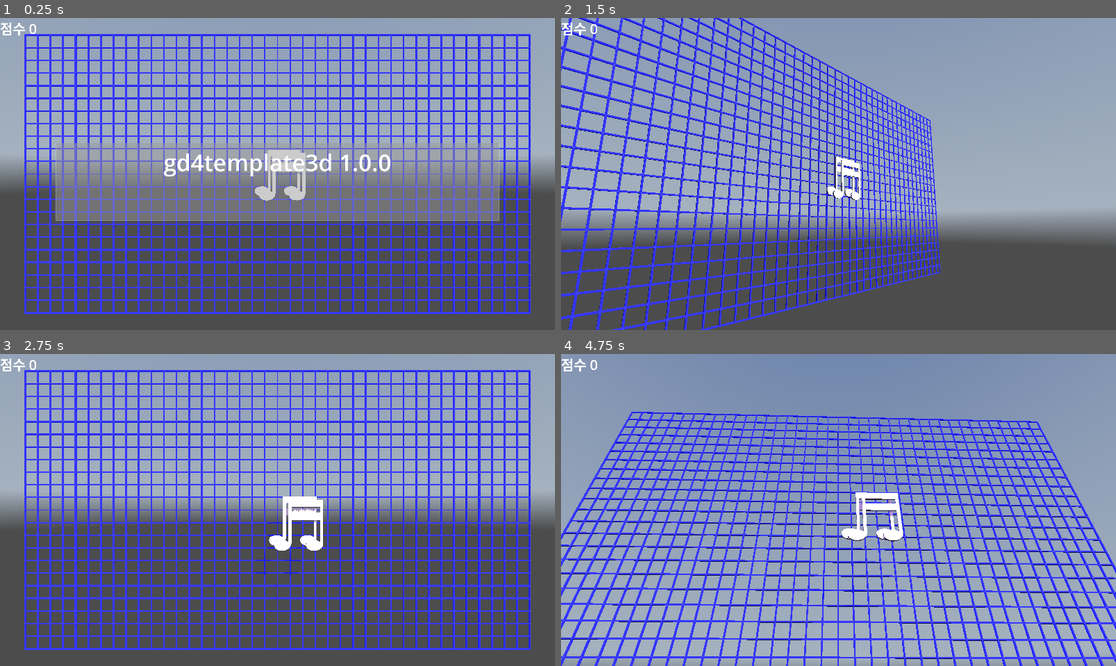
Above: before the commit, frames 1-4 (two rows, left to right).
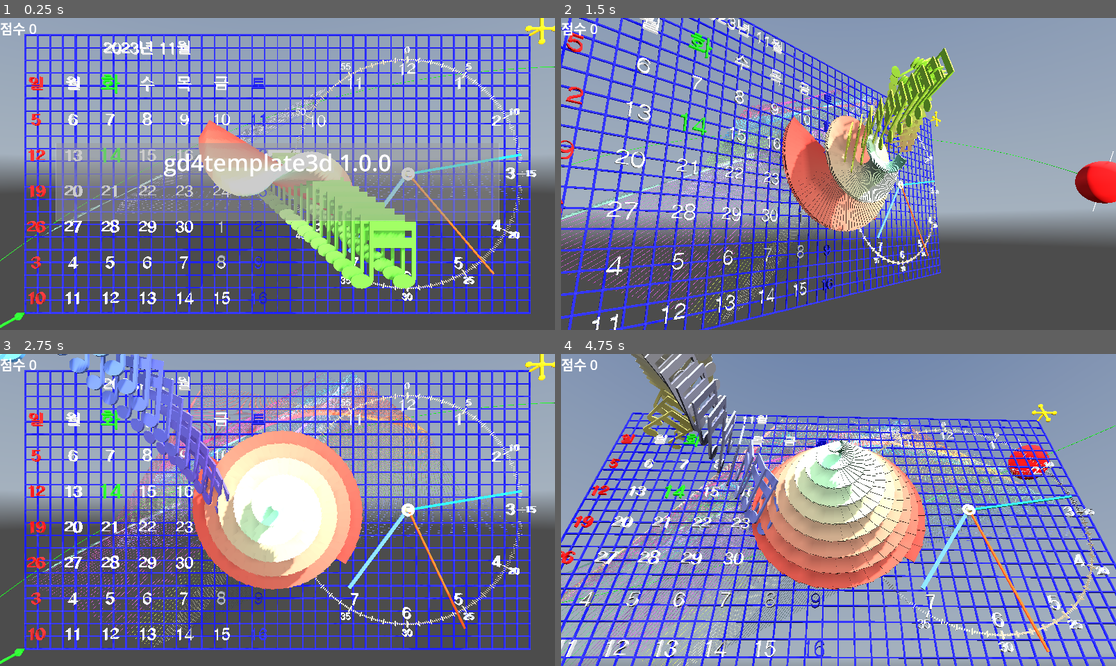
Above: after the commit, the same moments.

Repository: kasworld/gd4template3d
Game: Godot game, scene res://main.tscn
Two runs of this game, one before a commit and one after it. Both use one fixed random seed, a clock stepped at 60 frames per second and the inputs below. A sky picture missing from this copy of the repository is replaced by a grey-blue gradient.
Inputs (mouse positions are in pixels of both pictures, inside the frame that each line leads up to):
- Up to frame 1 (0.25 s): no input
- Up to frame 2 (1.5 s): tap Enter at 0.5, 0.6, 1.35 s; move the mouse to (960, 158) at 0.52 s; click (960, 158) at 0.67 s; move the mouse to (727, 189) at 1.27 s; click (727, 189) at 1.42 s
- Up to frame 3 (2.75 s): move the mouse to (333, 441) at 2.02 s; tap Enter at 2.1 s; click (333, 441) at 2.17 s
- Up to frame 4 (4.75 s): move the mouse to (810, 572) at 2.77 s; tap Enter at 2.85, 3.6, 4.35 s; click (810, 572) at 2.92 s; move the mouse to (1005, 556) at 3.52 s; click (1005, 556) at 3.67 s; move the mouse to (672, 463) at 4.27 s; click (672, 463) at 4.42 s

The runs differ from the first frame. In frame 1, 13% of the frame differs, in the area x 0-100%, y 0-100%; in frame 2, 19%; in frame 3, 25%; in frame 4, 36%.

Commit message:
fix meshtrail_demo

Diff:
--- a/main.gd
+++ b/main.gd
@@ -18,14 +18,14 @@
 	$TimedMessage.panel_hidden.connect(message_hidden)
 	$TimedMessage.show_message("",0)
 
-	#orbit_demo()
+	orbit_demo()
 	wirenet_demo()
-	#bartree_demo()
-	#calendar_demo()
-	#clock_demo()
-	#line2d_demo()
-	#arrow3d_demo()
-	#valvehandle_demo()
+	bartree_demo()
+	calendar_demo()
+	clock_demo()
+	line2d_demo()
+	arrow3d_demo()
+	valvehandle_demo()
 	meshtrail_demo()
 
 var b_box :AABB
@@ -35,25 +35,25 @@
 	b_box = AABB( Vector3(0,0,-10), bound_size)
 	var ball = preload("res://mesh_trail/mesh_trail.tscn").instantiate()
 	var radius = 0.5
-	var count = 50 #randi_range(10,100)
+	var count = randi_range(10,100)
 	var startpos = b_box.get_center()
 	match randi_range(0,3):
 		0:
-			ball.init_OnBounce().set_get_random_color_fn(random_color).init( bounce, radius, count, mt, startpos)
+			ball.init_OnBounce().set_get_random_color_fn(random_color).init( bounce_fn, radius, count, mt, startpos)
 		1:
-			ball.init_MeshGradient().set_get_random_color_fn(random_color).init( bounce, radius, count, mt, startpos)
+			ball.init_MeshGradient().set_get_random_color_fn(random_color).init( bounce_fn, radius, count, mt, startpos)
 		2:
-			ball.init_ByPosition(b_box).init( bounce, radius, count, mt, startpos)
+			ball.init_ByPosition(b_box).init( bounce_fn, radius, count, mt, startpos)
 		3:
-			ball.init_ByPositionFn(get_color_ByPosition).init( bounce, radius, count, mt, startpos)
-	add_child(ball)
+			ball.init_ByPositionFn(get_color_ByPosition).init( bounce_fn, radius, count, mt, startpos)
+	$DemoContainer.add_child(ball)
 func get_color_ByPosition(pos :Vector3) -> Color:
 	var co :Color
 	for i in 3:
 		co[i] = (pos[i] - b_box.position[i]) / b_box.size[i]
 	co = co.inverted()
 	return co
-func bounce(_oldpos:Vector3, pos :Vector3, radius :float) -> Dictionary:
+func bounce_fn(_oldpos:Vector3, pos :Vector3, radius :float) -> Dictionary:
 	return Bounce.v3f(pos, b_box, radius)
 
 func arrow3d_demo() -> void:
@@ -61,14 +61,14 @@
 	).set_color(Color.GREEN).set_size(2,0.1,0.3)
 	aw.rotate_x(-PI/2)
 	aw.position.z = 1
-	add_child(aw)
+	$DemoContainer.add_child(aw)
 
 func valvehandle_demo() -> void:
 	var vh = preload("res://valve_handle/valve_handle.tscn").instantiate(
 	).init(1,1)
 	vh.rotate_x(PI/2)
 	vh.position = Vector3(WorldSize.x,WorldSize.y,0)
-	add_child(vh)
+	$DemoContainer.add_child(vh)
 
 func line2d_demo() -> void:
 	var mesh = PlaneMesh.new()
@@ -91,7 +91,7 @@
 	sp.material_override = StandardMaterial3D.new()
 	sp.material_override.transparency = StandardMaterial3D.TRANSPARENCY_ALPHA
 	sp.material_override.albedo_texture = sv.get_texture()
-	add_child(sp)
+	$DemoContainer.add_child(sp)
 
 func orbit_demo() -> void:
 	var diagonal_length = WorldSize.length()/2
@@ -105,7 +105,7 @@
 	mat2.albedo_color = Color.RED
 	os.궤도설정(diagonal_length*1.1, 1.0/3, axis1, a120*2).구설정(2, 1, Vector3.UP).구재질설정(mat2).궤도재질설정(mat1)
 	os.position = WorldSize/2
-	add_child(os)
+	$DemoContainer.add_child(os)
 
 func calendar_demo() -> void:
 	var ca = preload("res://calendar3d/calendar_3d.tscn").instantiate(
@@ -113,7 +113,7 @@
 	ca.rotate_y(PI/2)
 	ca.rotate_x(PI/2)
 	ca.position = Vector3(WorldSize.x/4,WorldSize.y/2,WorldSize.z/2)
-	add_child(ca)
+	$DemoContainer.add_child(ca)
 
 func clock_demo() -> void:
 	var ca = preload("res://analogclock3d/analog_clock_3d.tscn").instantiate(
@@ -121,18 +121,18 @@
 	ca.rotate_y(PI/2)
 	ca.rotate_x(PI/2)
 	ca.position = Vector3(WorldSize.x/4*3,WorldSize.y/2,WorldSize.z/2)
-	add_child(ca)
+	$DemoContainer.add_child(ca)
 
 func wirenet_demo() -> void:
 	var wn = preload("res://wire_net/wire_net.tscn").instantiate()
 	wn.init_with_color(Vector2(40,22), Vector2(41,23), 0.1, Color.BLUE)
-	add_child(wn)
+	$DemoContainer.add_child(wn)
 
 func bartree_demo() -> void:
 	var bt = make_tree(WorldSize.x/3, WorldSize.y/3)
 	bt.rotate_x(PI/2)
 	bt.position = WorldSize/2
-	add_child(bt)
+	$DemoContainer.add_child(bt)
 func make_tree(tree_width :float, tree_height :float)->BarTree2:
 	var bar_width = tree_width * randf_range(0.5 , 2.0)/10
 	var bar_count := randf_range(5,200)
--- a/main.tscn
+++ b/main.tscn
@@ -71,3 +71,5 @@
 
 [node name="WorldEnvironment" type="WorldEnvironment" parent="."]
 environment = ExtResource("3_h2yge")
+
+[node name="DemoContainer" type="Node3D" parent="."]
--- a/mesh_trail/mesh_trail.gd
+++ b/mesh_trail/mesh_trail.gd
@@ -14,11 +14,11 @@
 var color_progress :int # 0 to mesh_count-1
 func get_color_MeshGradient() -> Color:
 	color_progress += 1
-	if color_progress >= multimesh.instance_count:
+	if color_progress >= $MultiMeshInstance3D.multimesh.instance_count:
 		color_from = color_to
 		color_to = get_random_color_fn.call()
 		color_progress = 0
-	return lerp(color_from, color_to, float(color_progress)/float(multimesh.instance_count))
+	return lerp(color_from, color_to, float(color_progress)/float($MultiMeshInstance3D.multimesh.instance_count))
 
 func init_MeshGradient() -> MeshTrail:
 	color_mode = ColorMode.MeshGradient
@@ -47,7 +47,6 @@
 	get_random_color_fn = fn
 	return self
 func get_random_color() -> Color:
-	#return NamedColorList.color_list.pick_random()[0]
 	return Color(randf(),randf(),randf())
 
 var velocity :Vector3
@@ -59,8 +58,6 @@
 var current_rotation :float
 var current_rotation_velocity :float
 var rotation_velocity_deviation :float
-var mesh_trail :MultiMeshInstance3D
-var multimesh :MultiMesh
 
 func init(bounce_fn_a :Callable, radius_a :float, mesh_count :int, mesh_type, initial_pos :Vector3, rotation_velocity_deviation_a :float = 4*PI) -> MeshTrail:
 	radius = radius_a
@@ -68,32 +65,26 @@
 	rotation_velocity_deviation = rotation_velocity_deviation_a
 	speed_max = radius * 120
 	speed_min = radius * 80
-	velocity = Vector3( (randf()-0.5)*speed_max,(randf()-0.5)*speed_max,(randf()-0.5)*speed_max)
+	velocity = Vector3( (randf()-0.5)*speed_max, (randf()-0.5)*speed_max, (randf()-0.5)*speed_max)
 	color_from = get_random_color_fn.call()
 	color_to = get_random_color_fn.call()
 	make_mat_multi(new_mesh_by_type(mesh_type,radius), mesh_count, initial_pos)
 	return self
 
-func make_mat_multi(mesh :Mesh,count :int, initial_pos:Vector3):
+func make_mat_multi(mesh :Mesh, count :int, initial_pos:Vector3):
 	var mat = StandardMaterial3D.new()
 	mat.albedo_color = Color.WHITE
 	mat.vertex_color_use_as_albedo = true
 	mesh.material = mat
-	multimesh = MultiMesh.new()
-	multimesh.mesh = mesh
-	multimesh.transform_format = MultiMesh.TRANSFORM_3D
-	multimesh.use_colors = true # before set instance_count
+	$MultiMeshInstance3D.multimesh.mesh = mesh
 	# Then resize (otherwise, changing the format is not allowed).
-	multimesh.instance_count = count
-	multimesh.visible_instance_count = count
-	mesh_trail = MultiMeshInstance3D.new()
-	mesh_trail.multimesh = multimesh
-	add_child(mesh_trail)
+	$MultiMeshInstance3D.multimesh.instance_count = count
+	$MultiMeshInstance3D.multimesh.visible_instance_count = count
 
-	for i in multimesh.visible_instance_count:
+	for i in $MultiMeshInstance3D.multimesh.visible_instance_count:
 		set_color_by_mode(i, initial_pos)
 		var t = Transform3D(Basis(), initial_pos)
-		multimesh.set_instance_transform(i,t)
+		$MultiMeshInstance3D.multimesh.set_instance_transform(i,t)
 
 func set_color_by_mode(mesh_index :int, pos :Vector3) -> void:
 	var co :Color
@@ -104,12 +95,12 @@
 			co = color_from
 		ColorMode.MeshGradient:
 			co = get_color_MeshGradient()
-	multimesh.set_instance_color(mesh_index, co)
+	$MultiMeshInstance3D.multimesh.set_instance_color(mesh_index, co)
 
 func set_multi_pos_rot(i :int, pos :Vector3, axis :Vector3, rot :float) -> void:
 	var t = Transform3D(Basis(), pos)
 	t = t.rotated_local(axis, rot)
-	multimesh.set_instance_transform(i,t )
+	$MultiMeshInstance3D.multimesh.set_instance_transform(i,t )
 
 func _process(delta: float) -> void:
 	move(delta)
@@ -117,17 +108,18 @@
 func move(delta :float) -> void:
 	var old_cursor = obj_cursor
 	obj_cursor +=1
-	obj_cursor %= multimesh.instance_count
+	obj_cursor %= $MultiMeshInstance3D.multimesh.instance_count
 	move_trail(delta, old_cursor, obj_cursor)
 
 func move_trail(delta: float, oldi :int, newi:int) -> void:
-	var oldpos = multimesh.get_instance_transform(oldi).origin
+	#print_debug(oldi," ",newi," ", velocity, delta)
+	var oldpos = $MultiMeshInstance3D.multimesh.get_instance_transform(oldi).origin
 	var newpos = oldpos + velocity * delta
 	var bn = bounce_fn.call(oldpos,newpos,radius)
 	for i in 3:
 		# change vel on bounce
 		if bn.bounced[i] != 0 :
-			velocity[i] = -random_positive(speed_max/2)*bn.bounced[i]
+			velocity[i] = -randf_range(speed_min, speed_max)*bn.bounced[i]
 
 	if bn.bounced != Vector3i.ZERO:
 		if color_mode == ColorMode.OnBounce:
@@ -177,5 +169,5 @@
 			mesh.text = "%s" % mesh_type
 	return mesh
 
-func random_positive(w :float) -> float:
-	return randf_range(w/10,w)
+#func random_positive(w :float) -> float:
+	#return randf_range(w/10,w)
--- a/mesh_trail/mesh_trail.tscn
+++ b/mesh_trail/mesh_trail.tscn
@@ -1,6 +1,14 @@
-[gd_scene load_steps=2 format=3 uid="uid://cy34xu36jq84y"]
+[gd_scene load_steps=3 format=3 uid="uid://cy34xu36jq84y"]
 
 [ext_resource type="Script" uid="uid://dtntmrnos3ie" path="res://mesh_trail/mesh_trail.gd" id="1_8pbi7"]
 
+[sub_resource type="MultiMesh" id="MultiMesh_0ntik"]
+resource_local_to_scene = true
+transform_format = 1
+use_colors = true
+
 [node name="MeshTrail" type="Node3D"]
 script = ExtResource("1_8pbi7")
+
+[node name="MultiMeshInstance3D" type="MultiMeshInstance3D" parent="."]
+multimesh = SubResource("MultiMesh_0ntik")
--- a/project.godot
+++ b/project.godot
@@ -19,8 +19,3 @@
 
 window/size/viewport_width=1920
 window/size/viewport_height=1080
-
-[physics]
-
-3d/run_on_separate_thread=true
-common/physics_interpolation=true
